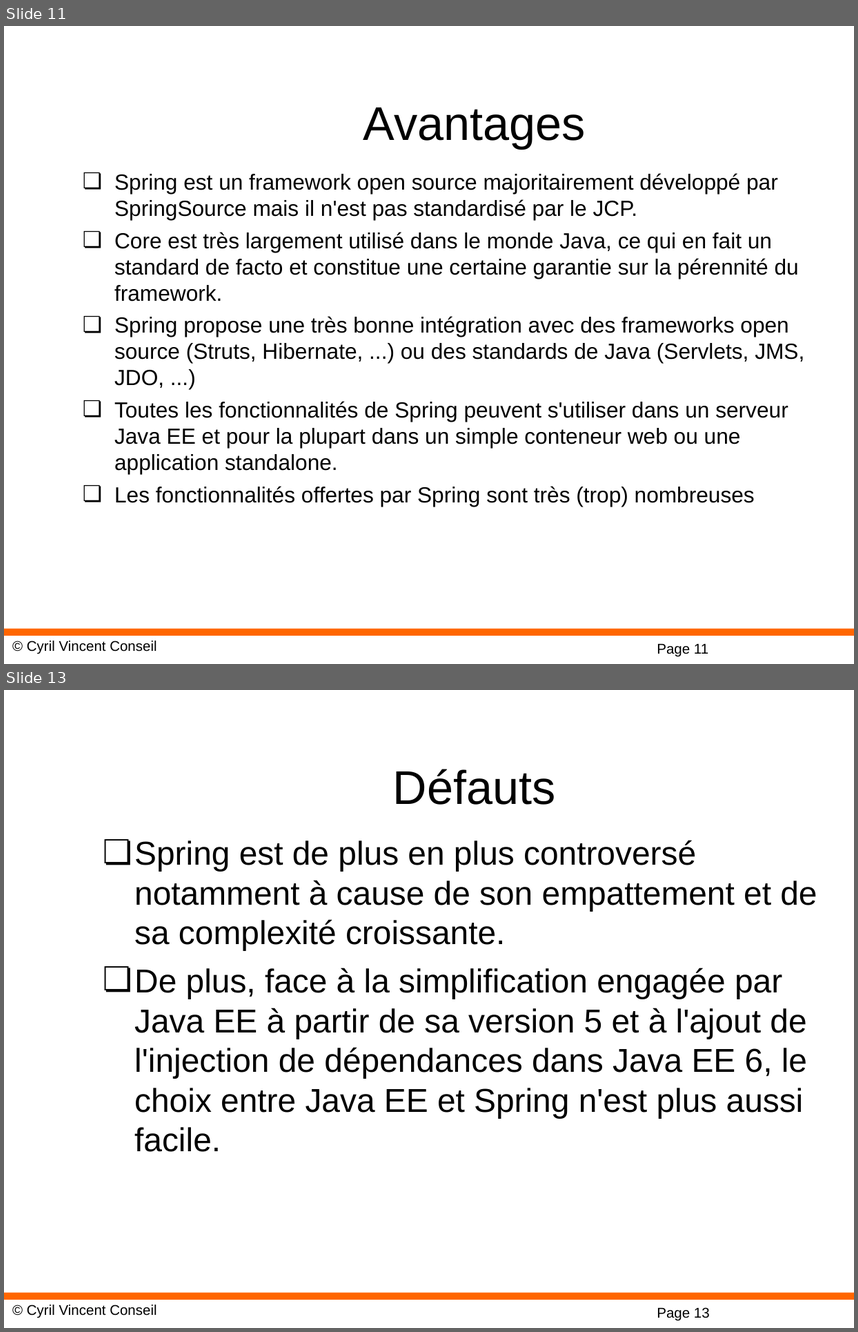
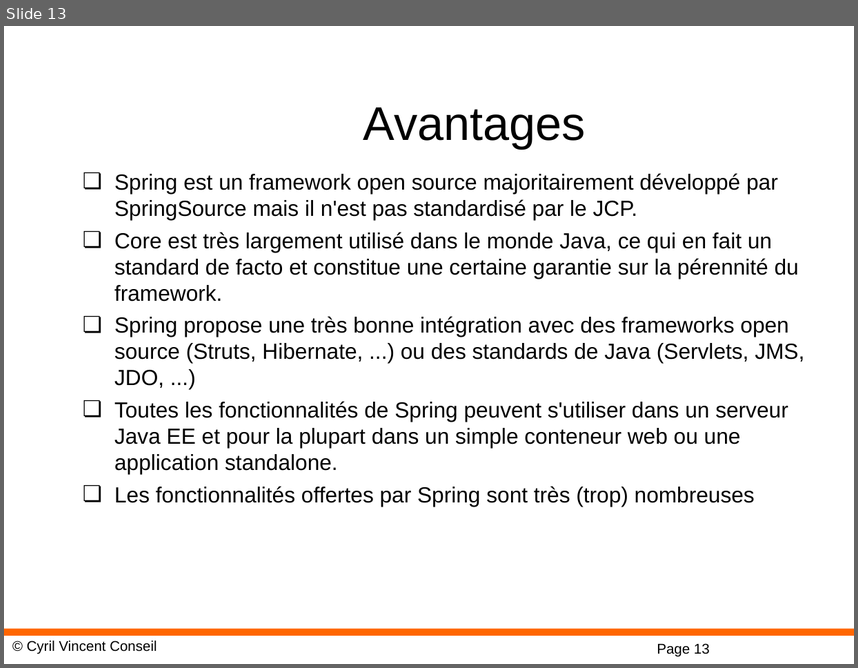
Before and after one commit to cyrilvincent/spring, a slide deck: ppt/01-SpringIntro.ppt. Shown one above the other, each under a label of ours: slides 11 and 13 before the commit, slide 13 after it; the slides between them are not shown. The pictures are 858x1332 and 858x668 pixels, drawn with LibreOffice and Linux fonts; fonts in the diff are those of the drawing; background and template pictures are left out. Boxes give left, top, right and bottom in pixels: in the first picture for what was removed or moved away, otherwise in the second. Text is boxed around its words. In the diff, an @@ line names an element or a change of style, - is before the commit and + after.

```diff
--- a/ppt/01-SpringIntro.ppt
+++ b/ppt/01-SpringIntro.ppt
@@ slide 13 removed at box(4, 690, 854, 1328), background #FFFFFF; not listed: 3 template elements that a slide beside it also shows @@
@@ title removed at box(393, 769, 556, 805) @@
-Défauts
@@ text removed at box(134, 840, 817, 1152) @@
-❏ Spring est de plus en plus controversé notamment à cause de son empattement et de sa complexité croissante.
-❏ De plus, face à la simplification engagée par Java EE à partir de sa version 5 et à l'ajout de l'injection de dépendances dans Java EE 6, le choix entre Java EE et Spring n'est plus aussi facile.
@@ what was slide 11 is now slide 13 @@
@@ page number at box(657, 643, 710, 657): text changed @@
-Page 11
+Page 13
```
Also in this commit, not shown: 4 slides changed, 5 slides added, 1 other slide removed, 14 other files.
